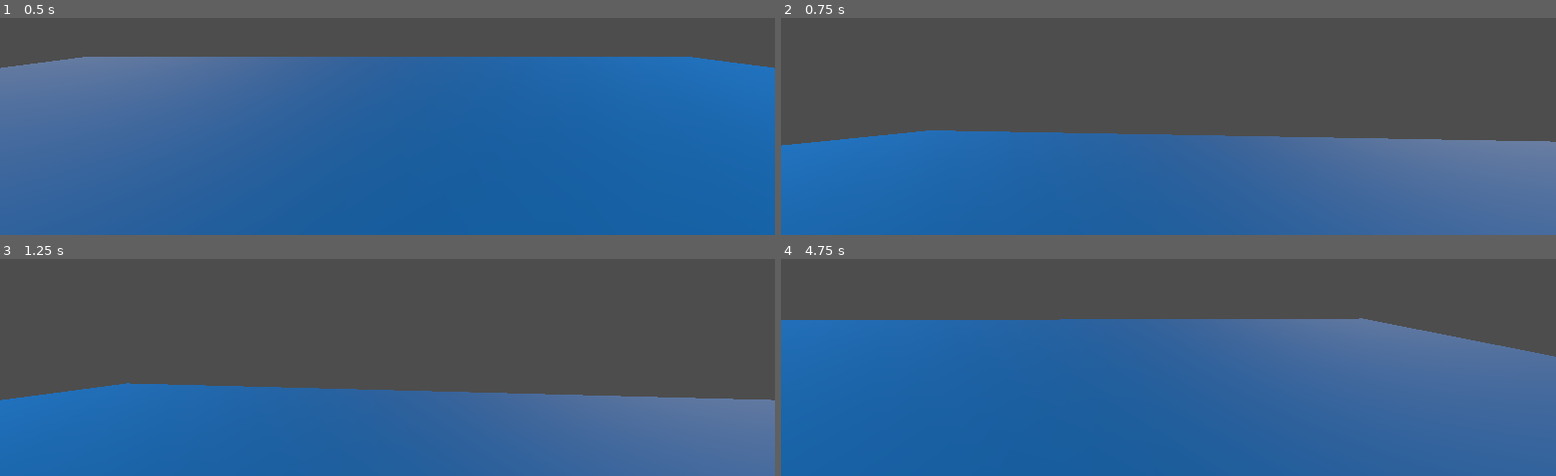
Above: before the commit, frames 1-4 (two rows, left to right).
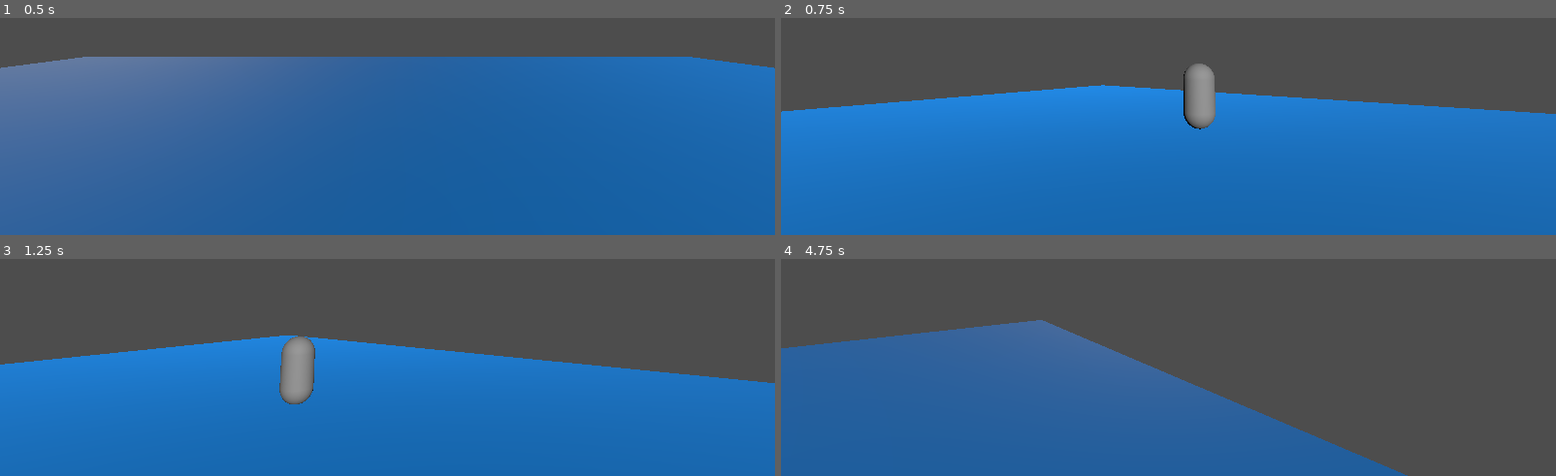
Above: after the commit, the same moments.

Repository: VG-Fish/Windy-City-Hacks-Project
Game: Godot game, scene res://scenes/game.tscn
The game is run twice, just before and just after one commit, with the same random seed, the same clock (stepped at 60 frames per second) and the same inputs. Before the commit the project starts from res://game.tscn.
Inputs (mouse positions are in pixels of both pictures, inside the frame that each line leads up to):
- Up to frame 1 (0.5 s): no input
- Up to frame 2 (0.75 s): move the mouse to (outside the picture) at 0.52 s; hold Right (right) from 0.53 s (still down)
- Up to frame 3 (1.25 s): keep holding Right (right); tap Space (jump) at 0.77 s
- Up to frame 4 (4.75 s): move the mouse to (1129, 261) at 1.27 s; release Right (right) at 1.28 s; hold Up (up) from 1.28 s (still down); tap Space (jump) at 1.52, 3.02, 3.77, 4.52 s; move the mouse to (outside the picture) at 2.02 s; move the mouse to (1160, 265) at 2.77 s; move the mouse to (1222, 263) at 3.52 s; move the mouse to (outside the picture) at 4.27 s

Frame 1 is identical in both runs. In frame 2, 40% of the frame differs, in the area x 0-100%, y 20-100%; in frame 3, 34%; in frame 4, 33%.
Error after the commit: Out of bounds get index '1' (on base: 'PackedStringArray') (res://scenes/game.gd:11)

Commit message:
Organized the scene

Diff:
--- a/player.gd
+++ b/Player/player.gd
@@ -1,9 +1,9 @@
 extends CharacterBody3D
 
 
-var speed = 14.0
+var speed = 30
 var jump_speed = 4.5
-var mouse_sensitivity = 0.009
+var mouse_sensitivity = 0.005
 # Get the gravity from the project settings to be synced with RigidBody nodes.
 var gravity = ProjectSettings.get_setting("physics/3d/default_gravity")
 
--- a/player.tscn
+++ b/Player/player.tscn
@@ -1,6 +1,6 @@
 [gd_scene load_steps=4 format=3 uid="uid://c07a6m84iui8d"]
 
-[ext_resource type="Script" path="res://player.gd" id="1_0khdu"]
+[ext_resource type="Script" path="res://Player/player.gd" id="1_0khdu"]
 
 [sub_resource type="BoxShape3D" id="BoxShape3D_8im50"]
 size = Vector3(10, 10, 10)
--- a/project.godot
+++ b/project.godot
@@ -11,7 +11,7 @@
 [application]
 
 config/name="Windy-city-hacks-project"
-run/main_scene="res://game.tscn"
+run/main_scene="res://scenes/game.tscn"
 config/features=PackedStringArray("4.2", "GL Compatibility")
 config/icon="res://icon.svg"
 <<<<<<<HEADconfig/name="Windy-city-hacks-project"
--- /dev/null
+++ b/scenes/game.gd
@@ -0,0 +1,21 @@
+extends Node3D
+
+var gemini_response: String
+var responses: PackedStringArray
+
+func _ready():
+	gemini_response = get_response("You are a spanish street vendor in a game about building confidence in speaking other languages")
+	responses = gemini_response.split(";")
+
+	print(responses[0].strip_edges())
+	print(responses[1].strip_edges())
+
+func get_response(prompt: String) -> String:
+	var output: Array = []
+	var exit_code: int
+
+	exit_code = OS.execute("/Users/vishy/.pyenv/versions/3.10.0/bin/python", ["chatbot/chatbot.py", prompt], output)
+
+	if exit_code == OK:
+		return str(output[0])
+	return "Error in getting response."
--- a/game.tscn
+++ b/scenes/game.tscn
@@ -1,7 +1,8 @@
-[gd_scene load_steps=7 format=3 uid="uid://dgn38re5a2kl8"]
+[gd_scene load_steps=8 format=3 uid="uid://dgn38re5a2kl8"]
 
-[ext_resource type="PackedScene" uid="uid://c07a6m84iui8d" path="res://player.tscn" id="1_hmpmx"]
-[ext_resource type="Texture2D" uid="uid://dm8m3jsusmc7q" path="res://download.png" id="1_o1hh4"]
+[ext_resource type="Script" path="res://scenes/game.gd" id="1_01x7x"]
+[ext_resource type="PackedScene" uid="uid://c07a6m84iui8d" path="res://Player/player.tscn" id="1_hmpmx"]
+[ext_resource type="Texture2D" uid="uid://dm8m3jsusmc7q" path="res://Assets/download.png" id="1_o1hh4"]
 
 [sub_resource type="BoxShape3D" id="BoxShape3D_jega1"]
 size = Vector3(50, 1, 50)
@@ -14,8 +15,9 @@
 
 [sub_resource type="CapsuleMesh" id="CapsuleMesh_jhhay"]
 
-[node name="Game" type="Node3D"]
+[node name="Marketplace" type="Node3D"]
 transform = Transform3D(1, 0, 0, 0, 1, 0, 0, 0, 1, 0.0694022, 0, -0.254631)
+script = ExtResource("1_01x7x")
 
 [node name="DirectionalLight3D" type="DirectionalLight3D" parent="."]
 transform = Transform3D(-0.64679, 0.24326, -0.722833, 1.65713e-07, 0.947768, 0.318959, 0.762668, 0.206299, -0.613007, -19.871, 35.0655, -5.34692)
--- a/scenes/marketplace.gd
+++ /dev/null
@@ -1,17 +0,0 @@
-extends Node3D
-
-func _ready():
-	$Label3D.text = get_response("You are a spanish street vendor in a game about building confidence in speaking other languages")
-
-func _process(delta):
-	pass
-
-func get_response(prompt: String) -> String:
-	var output: Array = []
-	var exit_code: int
-
-	exit_code = OS.execute("/Users/vishy/.pyenv/versions/3.10.0/bin/python", ["chatbot/chatbot.py", prompt], output)
-
-	if exit_code == OK:
-		return str(output[0])
-	return "Error in getting response."
--- a/scenes/marketplace.tscn
+++ /dev/null
@@ -1,8 +0,0 @@
-[gd_scene load_steps=2 format=3 uid="uid://1skq3v2iko1a"]
-
-[ext_resource type="Script" path="res://scenes/marketplace.gd" id="1_dhnhg"]
-
-[node name="Marketplace" type="Node3D"]
-script = ExtResource("1_dhnhg")
-
-[node name="Label3D" type="Label3D" parent="."]
Renamed: download.png -> Assets/download.png
Not shown, changed: Assets/download.png.import
Renamed: images.png -> Assets/images.png
Not shown, changed: Assets/images.png.import
